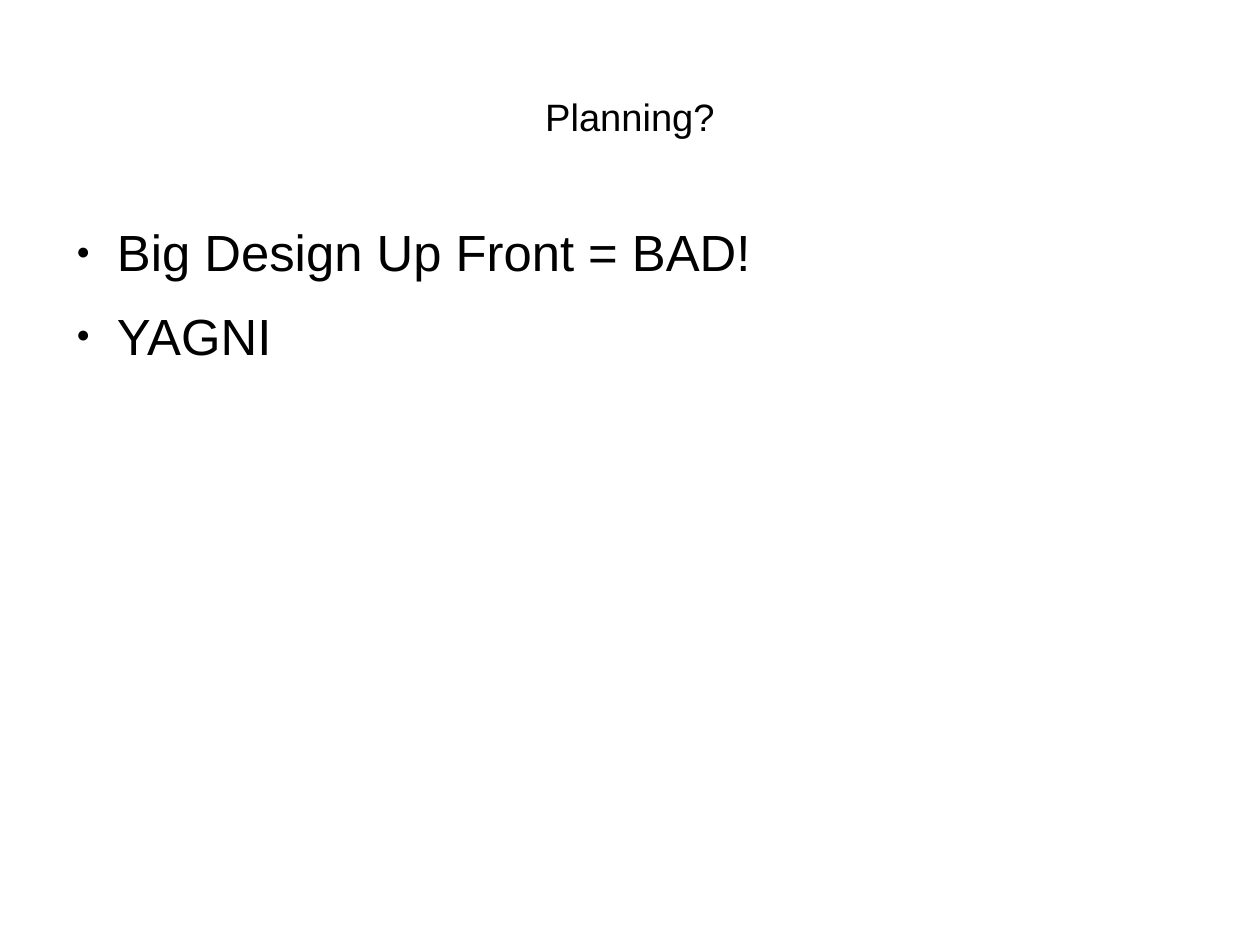
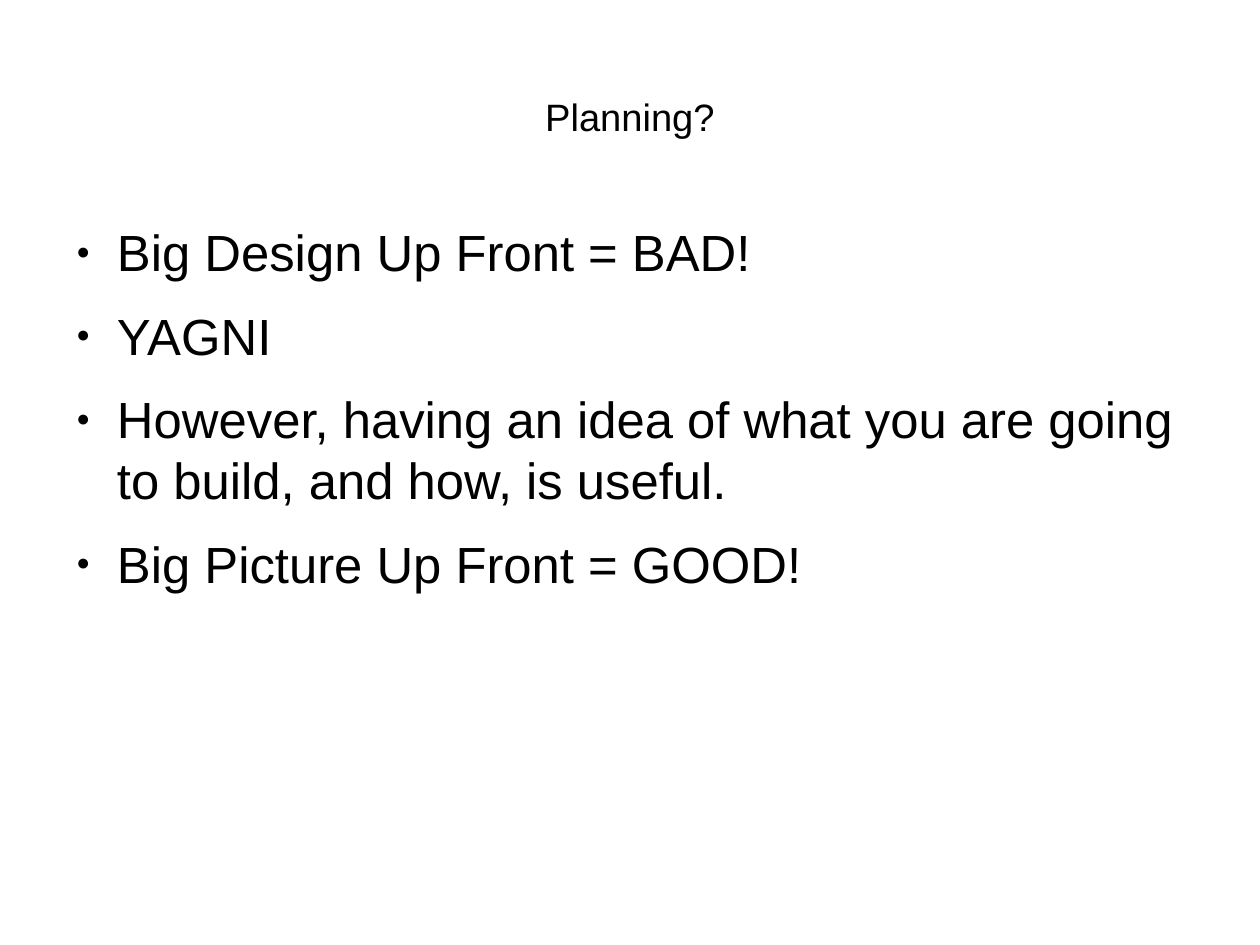
Before and after one commit to henrikarro/uu, a slide deck: slide 4 of 1DL251/project/requirements-presentation.odp. Drawn at 1260x945 pixels with LibreOffice and Linux fonts; fonts in the diff are those of the drawing. Boxes give left, top, right and bottom in pixels: in the first picture for what was removed or moved away, otherwise in the second. Text is boxed around its words. In the diff, an @@ line names an element or a change of style, - is before the commit and + after.

```diff
--- a/1DL251/project/requirements-presentation.odp
+++ b/1DL251/project/requirements-presentation.odp
@@ text at <box>117,401,1172,593</box>: paragraphs added @@
+● However, having an idea of what you are going to build, and how, is useful.
+● Big Picture Up Front = GOOD!
```
Also in this commit, not shown: 1 other slide changed, 12 slides added, 1 other file.
